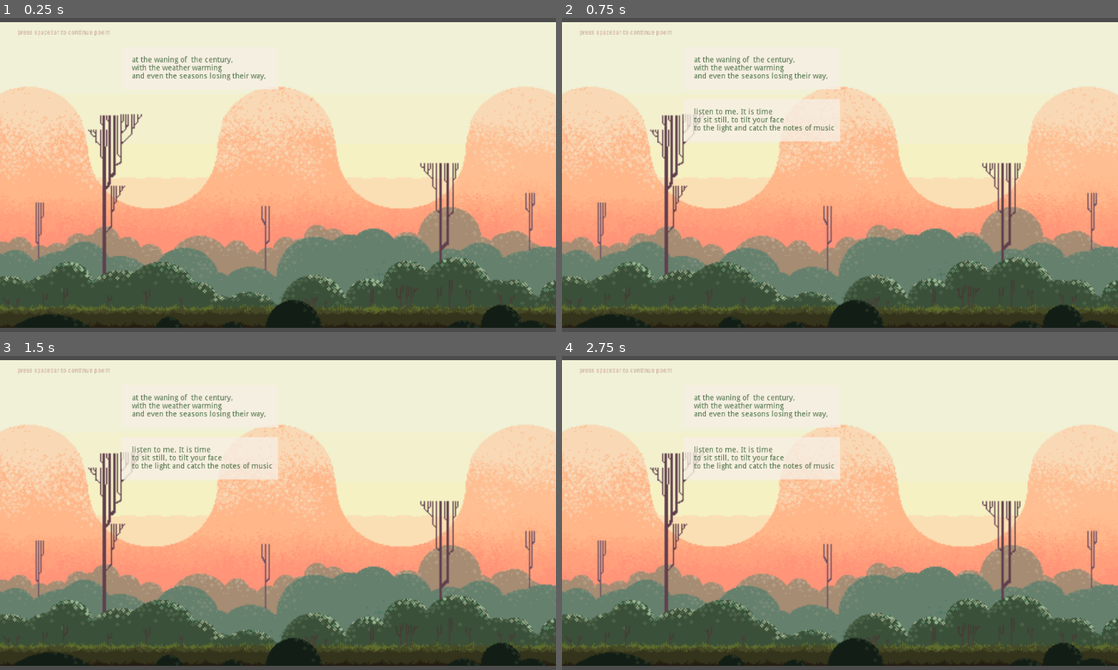
Above: before the commit, frames 1-4 (two rows, left to right).
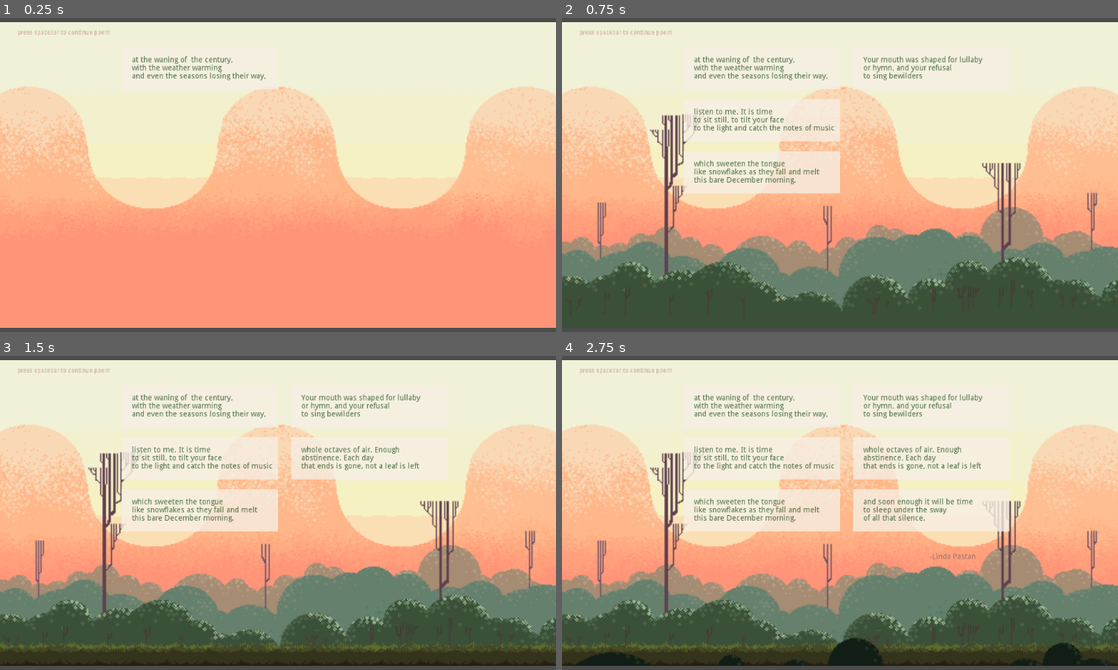
Above: after the commit, the same moments.

Repository: ElizabethBallou/GodotPractice
Game: Godot game, scene res://World.tscn
Same seed, same stepped clock (60 frames per second), same inputs: the game is played once before the commit and once after it.
Inputs:
- Up to frame 1 (0.25 s): no input
- Up to frame 2 (0.75 s): tap Space at 0.5 s; hold D from 0.53 s (still down); hold Space from 0.53 s (still down)
- Up to frame 3 (1.5 s): keep holding D; release Space at 1.28 s; tap Space at 1.35 s
- Up to frame 4 (2.75 s): tap Space at 1.52, 1.82, 2 s; release D at 2.03 s; hold A from 2.03 s (still down); hold Space from 2.03 s (still down)

The runs differ from the first frame. In frame 1, 31% of the frame differs, in the area x 0-100%, y 30-99%; in frame 2, 9.4%; in frame 3, 6.6%; in frame 4, 9.0%.
Error after the commit: Invalid get index '6' (on base: 'Array'). (res://World.gd:50)

Commit message:
sprites and text appearing correctly on spacebar press!

Diff:
--- a/Sprite.gd
+++ b/Sprite.gd
@@ -10,7 +10,7 @@
 func _ready():
 	print("this function is running")
 	tween.interpolate_property(self, "modulate:a", self.modulate.a, 0.0, 1,
-        Tween.TRANS_QUAD, Tween.EASE_IN_OUT)
+        Tween.TRANS_QUAD, Tween.EASE_IN)
 
 
 # Called every frame. 'delta' is the elapsed time since the previous frame.
--- /dev/null
+++ b/World.gd
@@ -0,0 +1,56 @@
+extends Node2D
+
+# Declare member variables here. Examples:
+# var a = 2
+# var b = "text"
+onready var poem_stanza_1 = $poem/stanza_1
+onready var poem_stanza_2 = $poem/stanza_2
+onready var poem_stanza_3 = $poem/stanza_3
+onready var poem_stanza_4 = $poem/stanza_4
+onready var poem_stanza_5 = $poem/stanza_5
+onready var poem_stanza_6 = $poem/stanza_6
+onready var author_name = $poem/author
+
+onready var hills_layer1 = $hills_layers/hills_layer1
+onready var hills_layer2 = $hills_layers/hills_layer2
+onready var hills_layer3 = $hills_layers/hills_layer3
+onready var hills_layer4 = $hills_layers/hills_layer4
+onready var hills_layer5 = $hills_layers/hills_layer5
+onready var hills_layer6 = $hills_layers/hills_layer6
+
+onready var poem_stanzas = [poem_stanza_1,
+					poem_stanza_2,
+					poem_stanza_3,
+					poem_stanza_4,
+					poem_stanza_5,
+					poem_stanza_6]
+
+onready var hill_layers = [hills_layer1,
+						hills_layer2,
+						hills_layer3,
+						hills_layer4,
+						hills_layer5,
+						hills_layer6]
+
+var stanzaToShow = 1
+var hillToShow = 1
+
+# Called when the node enters the scene tree for the first time.
+func _ready():
+	pass # Replace with function body.
+
+# Called every frame. 'delta' is the elapsed time since the previous frame.
+func _input(event):
+	if Input.is_key_pressed(KEY_SPACE):
+		show_new_section()
+	pass
+
+func show_new_section():
+	#print("Space is pressed")
+	poem_stanzas[stanzaToShow].show()
+	hill_layers[hillToShow].show()
+	stanzaToShow = stanzaToShow + 1
+	hillToShow = hillToShow + 1
+	if stanzaToShow == 6:
+		author_name.show()
+	#print(stanzaToShow)
--- a/World.tscn
+++ b/World.tscn
@@ -1,15 +1,16 @@
 [gd_scene load_steps=9 format=2]
 
-[ext_resource path="res://Hills Layer 01.png" type="Texture" id=1]
-[ext_resource path="res://Sprite.gd" type="Script" id=2]
-[ext_resource path="res://Hills Layer 02.png" type="Texture" id=3]
-[ext_resource path="res://Hills Layer 03.png" type="Texture" id=4]
-[ext_resource path="res://Hills Layer 04.png" type="Texture" id=5]
-[ext_resource path="res://Hills Layer 05.png" type="Texture" id=6]
-[ext_resource path="res://Hills Layer 06.png" type="Texture" id=7]
-[ext_resource path="res://poem.gd" type="Script" id=8]
+[ext_resource path="res://World.gd" type="Script" id=1]
+[ext_resource path="res://Hills Layer 01.png" type="Texture" id=2]
+[ext_resource path="res://Sprite.gd" type="Script" id=3]
+[ext_resource path="res://Hills Layer 02.png" type="Texture" id=4]
+[ext_resource path="res://Hills Layer 03.png" type="Texture" id=5]
+[ext_resource path="res://Hills Layer 04.png" type="Texture" id=6]
+[ext_resource path="res://Hills Layer 05.png" type="Texture" id=7]
+[ext_resource path="res://Hills Layer 06.png" type="Texture" id=8]
 
 [node name="World" type="Node2D"]
+script = ExtResource( 1 )
 
 [node name="hills_layers" type="Node2D" parent="."]
 position = Vector2( 510, 300 )
@@ -18,43 +19,47 @@
 [node name="hills_layer1" type="Sprite" parent="hills_layers"]
 editor/display_folded = true
 position = Vector2( 0, -1.52588e-005 )
-texture = ExtResource( 1 )
-script = ExtResource( 2 )
+texture = ExtResource( 2 )
+script = ExtResource( 3 )
 
 [node name="Tween" type="Tween" parent="hills_layers/hills_layer1"]
 
 [node name="hills_layer2" type="Sprite" parent="hills_layers"]
 editor/display_folded = true
-texture = ExtResource( 3 )
+visible = false
+texture = ExtResource( 4 )
 
 [node name="Tween" type="Tween" parent="hills_layers/hills_layer2"]
 
 [node name="hills_layer3" type="Sprite" parent="hills_layers"]
 editor/display_folded = true
-texture = ExtResource( 4 )
+visible = false
+texture = ExtResource( 5 )
 
 [node name="Tween" type="Tween" parent="hills_layers/hills_layer3"]
 
 [node name="hills_layer4" type="Sprite" parent="hills_layers"]
 editor/display_folded = true
-texture = ExtResource( 5 )
+visible = false
+texture = ExtResource( 6 )
 
 [node name="Tween" type="Tween" parent="hills_layers/hills_layer4"]
 
 [node name="hills_layer5" type="Sprite" parent="hills_layers"]
 editor/display_folded = true
-texture = ExtResource( 6 )
+visible = false
+texture = ExtResource( 7 )
 
 [node name="Tween" type="Tween" parent="hills_layers/hills_layer5"]
 
 [node name="hills_layer6" type="Sprite" parent="hills_layers"]
 editor/display_folded = true
-texture = ExtResource( 7 )
+visible = false
+texture = ExtResource( 8 )
 
 [node name="Tween" type="Tween" parent="hills_layers/hills_layer6"]
 
 [node name="poem" type="Node" parent="."]
-script = ExtResource( 8 )
 
 [node name="stanza_1" type="Polygon2D" parent="poem"]
 editor/display_folded = true
@@ -175,15 +180,14 @@
 to sleep under the sway
 of all that silence."
 
-[node name="Button" type="Button" parent="poem"]
+[node name="author" type="RichTextLabel" parent="poem"]
 visible = false
-modulate = Color( 0.882353, 0.364706, 0.109804, 1 )
-margin_left = 448.0
-margin_top = 142.083
-margin_right = 516.0
-margin_bottom = 162.083
-text = "continue"
-flat = true
+modulate = Color( 0.623529, 0.45098, 0.45098, 1 )
+margin_left = 677.282
+margin_top = 374.415
+margin_right = 773.282
+margin_bottom = 398.415
+text = "-Linda Pastan"
 
 [node name="instructions" type="RichTextLabel" parent="."]
 modulate = Color( 0.972549, 0.72549, 0.72549, 1 )
--- a/poem.gd
+++ b/poem.gd
@@ -1,35 +1 @@
 extends Node
-
-# Declare member variables here. Examples:
-# var a = 2
-# var b = "text"
-onready var poem_stanza_1 = get_node("stanza_1")
-onready var poem_stanza_2 = get_node("stanza_2")
-onready var poem_stanza_3 = get_node("stanza_3")
-onready var poem_stanza_4 = get_node("stanza_4")
-onready var poem_stanza_5 = get_node("stanza_5")
-onready var poem_stanza_6 = get_node("stanza_6")
-
-onready var poem_stanzas = [poem_stanza_1,
-					poem_stanza_2,
-					poem_stanza_3,
-					poem_stanza_4,
-					poem_stanza_5,
-					poem_stanza_6]
-
-onready var button = get_node("Button")
-var stanzaToShow = 1
-
-# Called when the node enters the scene tree for the first time.
-func _ready():
-	pass # Replace with function body.
-
-# Called every frame. 'delta' is the elapsed time since the previous frame.
-func _process(delta):
-	if Input.is_key_pressed(KEY_SPACE):
-		#print("Space is pressed")
-		poem_stanzas[stanzaToShow].show()
-		stanzaToShow =+ 1
-		print(stanzaToShow)
-
-	pass
